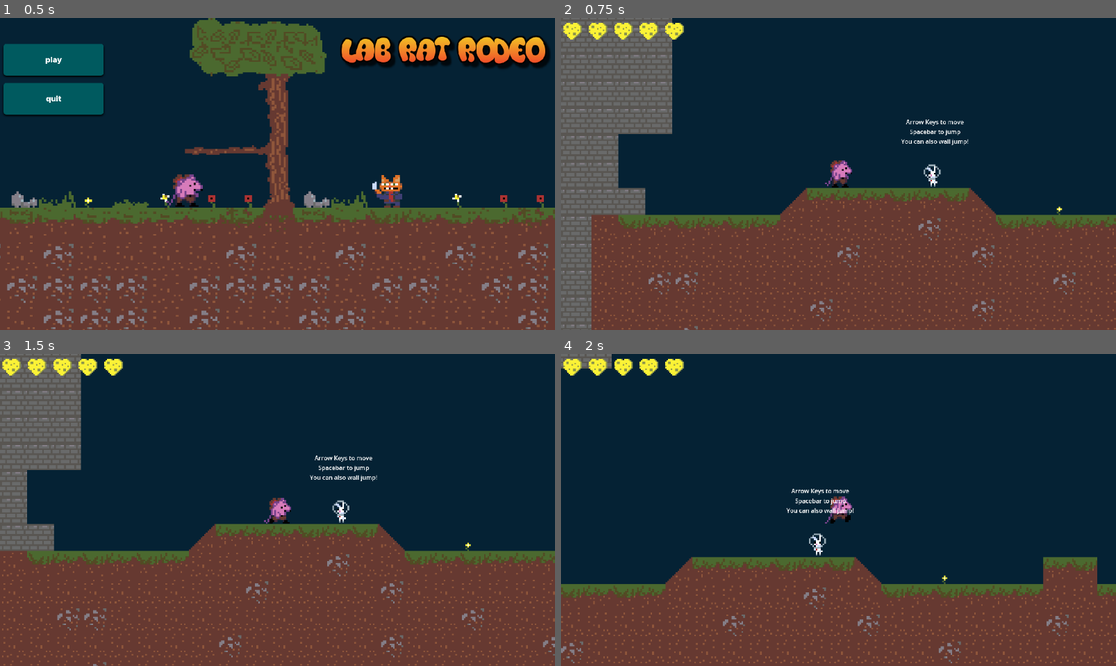
Above: before the commit, frames 1-4 (two rows, left to right).
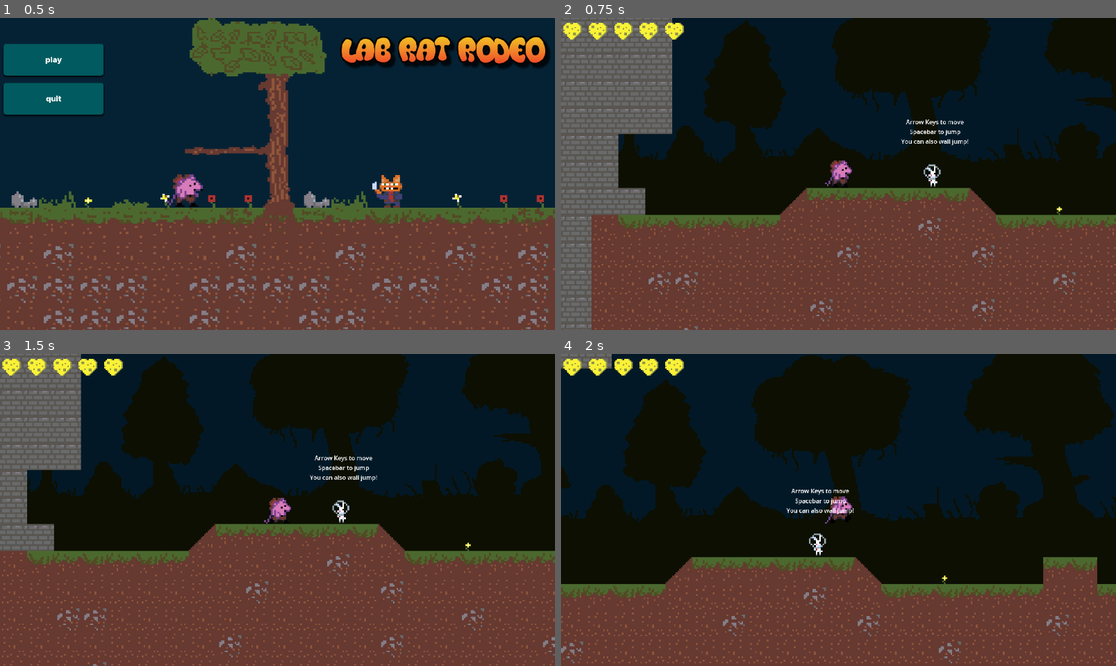
Above: after the commit, the same moments.

Repository: jyee0012/CMPT230-Game
Game: Godot game, scene res://Assets/Scenes/Levels/mainmenu.tscn
Same seed, same stepped clock (60 frames per second), same inputs: the game is played once before the commit and once after it.
Inputs (mouse positions are in pixels of both pictures, inside the frame that each line leads up to):
- Up to frame 1 (0.5 s): no input
- Up to frame 2 (0.75 s): click (616, 61) at 0.5 s
- Up to frame 3 (1.5 s): tap Enter at 1.25 s; hold Right (right) from 1.28 s (still down); tap X (attack) at 1.35 s
- Up to frame 4 (2 s): keep holding Right (right); tap Space (jump) at 1.52 s

Frame 1 is identical in both runs. In frame 2, 29% of the frame differs, in the area x 10-100%, y 0-64%; in frame 3, 31%; in frame 4, 40%, in the area x 0-100%, y 0-74%.

Commit message:
background!
added a background yippee

Diff:
--- a/cmpt230-game/Assets/Scenes/Levels/mainLevel.tscn
+++ b/cmpt230-game/Assets/Scenes/Levels/mainLevel.tscn
@@ -12,6 +12,9 @@
 [ext_resource type="PackedScene" uid="uid://be2g5ama7hmuq" path="res://Assets/Scenes/Entities/Environment.tscn" id="8_ks0o5"]
 [ext_resource type="PackedScene" uid="uid://bxetfnay2pj7h" path="res://Assets/Scenes/Entities/item.tscn" id="9_54a0d"]
 [ext_resource type="PackedScene" uid="uid://muqvvimcni3r" path="res://Assets/Scenes/Entities/enemy.tscn" id="10_stuph"]
+[ext_resource type="Texture2D" uid="uid://dq1wqpg3f7bw7" path="res://Assets/Sprites/Environment/Cloud1.png" id="13_nbpdw"]
+[ext_resource type="Texture2D" uid="uid://jqywxnek6n54" path="res://Assets/Sprites/Environment/treeback2.png" id="13_rd80u"]
+[ext_resource type="Texture2D" uid="uid://tw6ax4pnvgcd" path="res://Assets/Sprites/Environment/belowtree.png" id="14_ri0fk"]
 
 [node name="Node2D" type="Node2D"]
 z_index = 1
@@ -158,6 +161,42 @@
 to get up"
 horizontal_alignment = 1
 
+[node name="ParallaxBackground" type="ParallaxBackground" parent="."]
+offset = Vector2(0, -645)
+transform = Transform2D(1, 0, 0, 1, 0, -645)
+
+[node name="ParallaxLayer2" type="ParallaxLayer" parent="ParallaxBackground"]
+visible = false
+motion_scale = Vector2(0.9, 0.9)
+motion_mirroring = Vector2(4000, 0)
+
+[node name="Sprite2D" type="Sprite2D" parent="ParallaxBackground/ParallaxLayer2"]
+modulate = Color(0.164397, 0.175497, 0.133934, 1)
+texture = ExtResource("13_nbpdw")
+centered = false
+
+[node name="Sprite2D2" type="Sprite2D" parent="ParallaxBackground/ParallaxLayer2"]
+modulate = Color(0.164397, 0.175497, 0.133934, 1)
+texture = ExtResource("13_nbpdw")
+centered = false
+offset = Vector2(2000, 0)
+
+[node name="ParallaxLayer" type="ParallaxLayer" parent="ParallaxBackground"]
+motion_scale = Vector2(0.7, 0.7)
+motion_mirroring = Vector2(4000, 0)
+
+[node name="Sprite2D" type="Sprite2D" parent="ParallaxBackground/ParallaxLayer"]
+modulate = Color(0.242579, 0.251512, 0.0321829, 1)
+texture = ExtResource("13_rd80u")
+centered = false
+
+[node name="Sprite2D2" type="Sprite2D" parent="ParallaxBackground/ParallaxLayer"]
+modulate = Color(0.243137, 0.25098, 0.0313726, 1)
+position = Vector2(0, 2000)
+scale = Vector2(2, 2)
+texture = ExtResource("14_ri0fk")
+centered = false
+
 [connection signal="dash_collect" from="GameData" to="Player" method="_on_game_data_dash_collect"]
 [connection signal="hp_collect" from="GameData" to="Player" method="_on_game_data_hp_collect"]
 [connection signal="whip_collect" from="GameData" to="Player" method="_on_game_data_whip_collect"]
--- a/cmpt230-game/project.godot
+++ b/cmpt230-game/project.godot
@@ -95,4 +95,4 @@
 [rendering]
 
 textures/canvas_textures/default_texture_filter=0
-environment/defaults/default_clear_color=Color(0.0198041, 0.132373, 0.203377, 1)
+environment/defaults/default_clear_color=Color(0.0111676, 0.0926665, 0.148635, 1)
Not shown: 1 places in cmpt230-game/Assets/Scenes/Levels/mainLevel.tscn that only renumber resources
Binary file added: cmpt230-game/Assets/Sprites/Environment/Cloud1.png
Not shown, added: cmpt230-game/Assets/Sprites/Environment/Cloud1.png.import
Binary file added: cmpt230-game/Assets/Sprites/Environment/belowtree.png
Not shown, added: cmpt230-game/Assets/Sprites/Environment/belowtree.png.import
Binary file added: cmpt230-game/Assets/Sprites/Environment/treeback2.png
Not shown, added: cmpt230-game/Assets/Sprites/Environment/treeback2.png.import
Binary file added: cmpt230-game/Assets/Sprites/Environment/treebackground.png
Not shown, added: cmpt230-game/Assets/Sprites/Environment/treebackground.png.import
